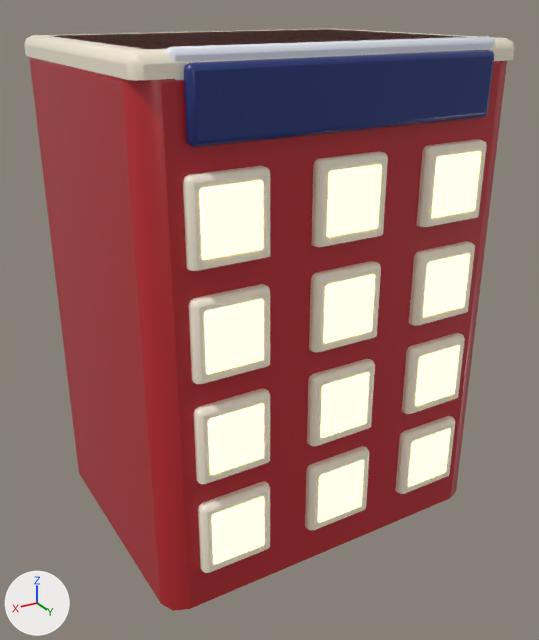
The FBX model world_overhaul/export/buildings/Apartment Building.fbx: old version first, new version second.
Before and after are seen from a 50 mm camera at (9.18, 15.67, 12.79) aimed at (0.08, 0.5, 5.2). The lights are fixed; the arrows at lower left show +X, +Y and +Z. The picture after the commit comes second.

Names of what the first picture shows: 'Maker_ApartmentBuilding', 'Maker_ApartmentBuilding_Glow_GLOW_WARM'.
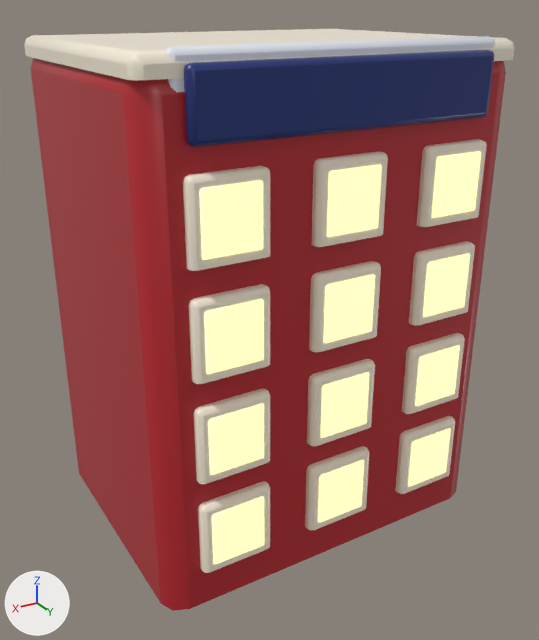
What differs and where, as boxes [x1, y1, x2, y2] in the pictures (539 x 640 px; the box of a moved part takes in the faces that stretch with it):
```json
{"object": "Maker_ApartmentBuilding_Glow_GLOW_WARM", "change": "surface changed", "before": [199, 151, 481, 564], "after": [199, 151, 481, 564]}
{"part": 1, "of": "me_maker_apartmentbuilding", "change": "moved or reshaped", "before": [29, 29, 507, 96], "after": [31, 58, 506, 96]}
```

The change, as JSON lines over the scene's bpy script:
```json
{"op": "set", "path": "mat_wo_glow_glow_warm.emission_strength", "old": "2.0", "new": "1.2"}
{"block": "me_maker_apartmentbuilding", "where": "me_maker_apartmentbuilding.from_pydata(...)  # 672 vertices, 584 faces; spans x -4.5..4.5, y -3.5..3.74, z 0.0..12.05"}
{"block": "me_maker_apartmentbuilding", "where": "# used by ob_maker_apartmentbuilding; location = (0.0, 0.0, 0.0)"}
{"block": "me_maker_apartmentbuilding", "change": "me_maker_apartmentbuilding part 1: the loose piece of 40 vertices spanning x -4.5..4.5, y -3.5..3.5, z 0.0..12.0 is scaled about the mesh origin by (1, 1, 0.983)"}
```
